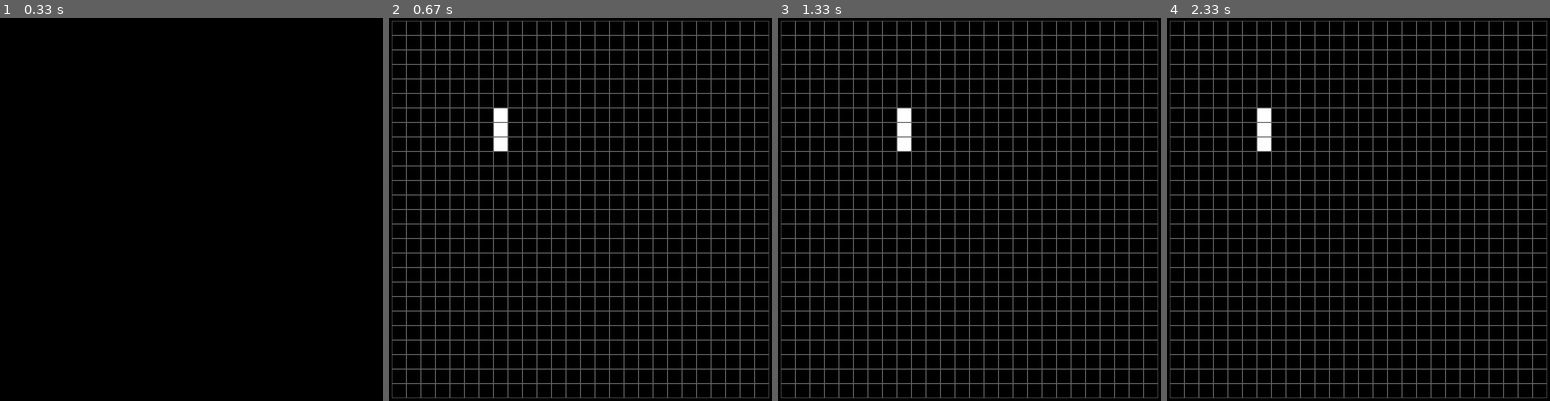
Above: before the commit, frames 1-4 (left to right).
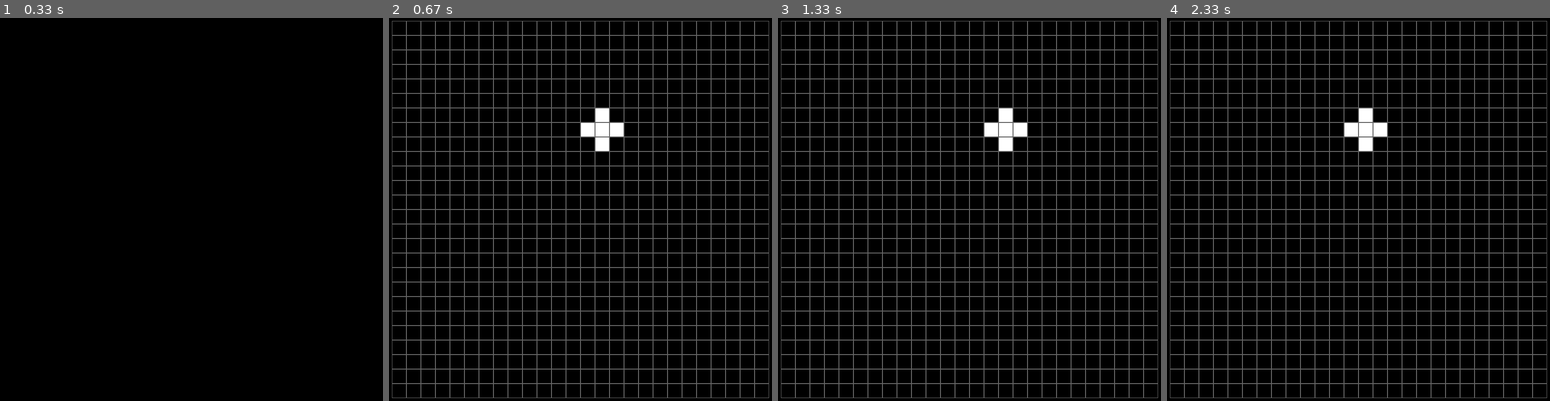
Above: after the commit, the same moments.

Repository: SairamNarsimhaReddyYadla/pygame-game_mechanics-python_programming
Game: pygame game, started from TetrisGame/Tetris.py
Two runs of this game, one before a commit and one after it. Both use one fixed random seed, a clock stepped at 60 frames per second and the inputs below.
Inputs:
- Up to frame 1 (0.33 s): no input
- Up to frame 2 (0.67 s): hold Right from 0.33 s (still down)
- Up to frame 3 (1.33 s): release Right at 0.8 s; hold Right 0.83-1.3 s
- Up to frame 4 (2.33 s): hold Left 1.33-1.93 s; hold Left from 1.97 s (still down)

Frame 1 is identical in both runs. In frame 2, 1.0% of the frame differs, in the area x 27-62%, y 23-35%; in frame 3, 1.0%; in frame 4, 1.0%.

Commit message:
Block Randomise

Diff:
--- a/TetrisGame/Tetris.py
+++ b/TetrisGame/Tetris.py
@@ -1,4 +1,7 @@
 import pygame
+import random
+
+
 
 #blocks are the various shapes when occupied in a Matrix. Here it is a 3x3 Matrix
 blocks = [
@@ -11,12 +14,27 @@
     [[4, 6, 7, 8], [0, 3, 4, 6], [0, 1, 2, 4], [2, 4, 5, 8]]  #one on three
 ]
 
+pygame.init()
+screen = pygame.display.set_mode((800, 800))
+pygame.display.set_caption('Tetris Game')
+game_over = False
+#variables for drawing grid
+grid_size = 30
+cols = screen.get_width() // grid_size
+rows = screen.get_height() // grid_size
+x_gap = (screen.get_width() - cols * grid_size) // 2
+y_gap = (screen.get_height() - rows * grid_size) // 2
+
+
+
+clock = pygame.time.Clock()
+fps = 2
 
 class Block:
     def __init__(self, x, y):
         self.x = x
         self.y = y
-        self.type = 0
+        self.type = random.randint(0,6)
         self.rotation = 0
 
     def shape(self):
@@ -35,21 +53,11 @@
                                  )
 
 
-pygame.init()
-screen = pygame.display.set_mode((800, 800))
-pygame.display.set_caption('Tetris Game')
-game_over = False
-block = Block(5, 6)
 
-#variables for drawing grid
-grid_size = 30
-cols = screen.get_width() // grid_size
-rows = screen.get_height() // grid_size
-x_gap = (screen.get_width() - cols * grid_size) // 2
-y_gap = (screen.get_height() - rows * grid_size) // 2
+block = Block((cols -1) // 2, 6)
 
-clock = pygame.time.Clock()
-fps = 2
+
+
 
 game_board = []
 #initialise the gameboard
@@ -101,6 +109,8 @@
                     can_move = False
     if can_move:
         block.x += dx
+    else:
+        drop_block()
 
 
 while not game_over:
@@ -122,7 +132,7 @@
         draw_block()
         if event.type != pygame.KEYDOWN:
             if not drop_block():
-                block = None
+                block = Block(random.randint(5, cols - 5), 0)
 
 
     pygame.display.update()
